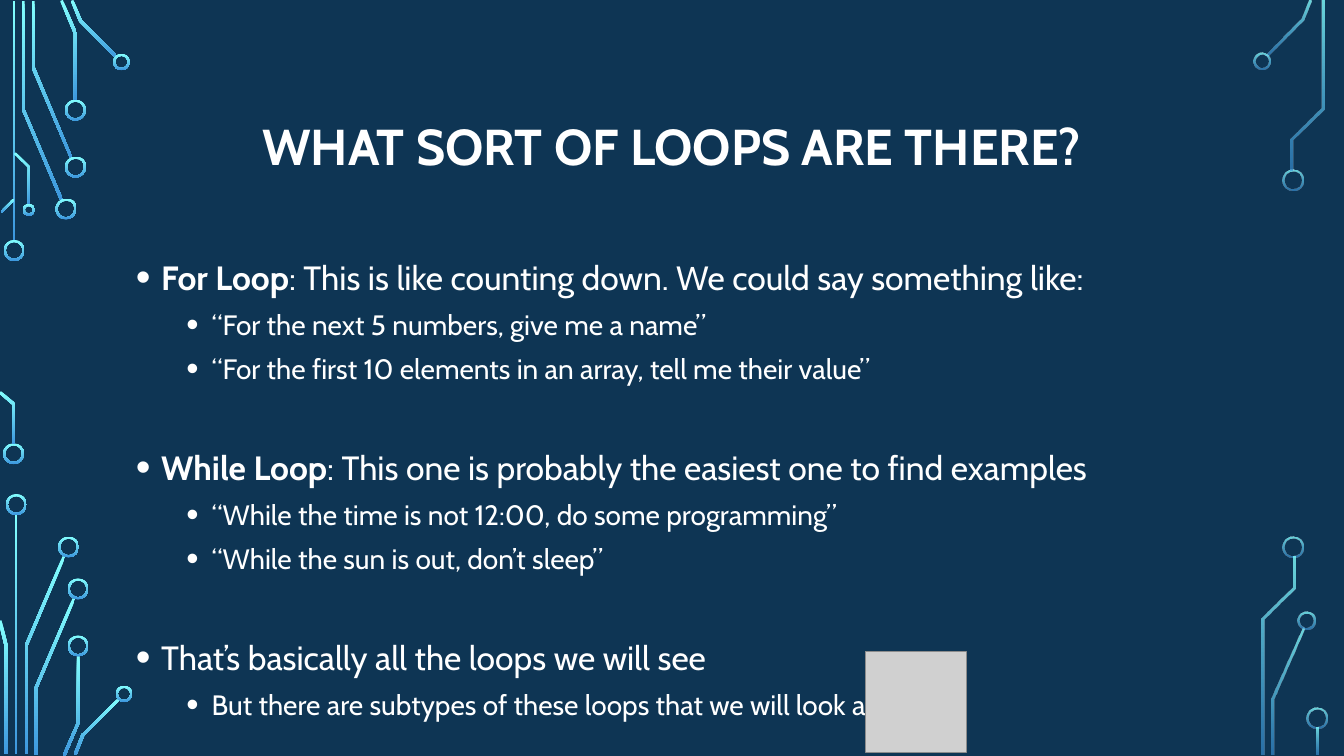
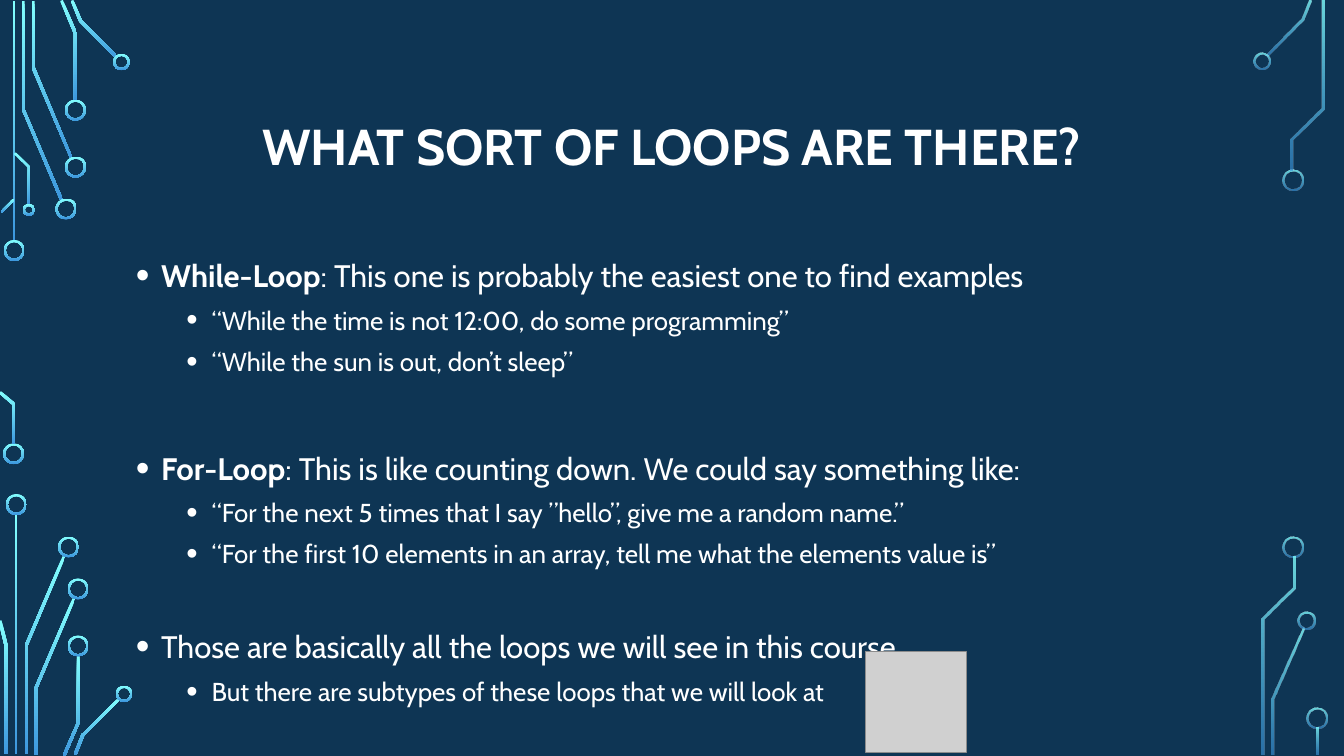
Before and after one commit to psypdt/ZIS_C-_Summer_Course_2019, a slide deck: slide 7 of Day_3/Day_3.pptx. Drawn at 1344x756 pixels with LibreOffice and Linux fonts; fonts in the diff are those of the drawing; grey boxes stand for pictures; background and template pictures are left out. Boxes give left, top, right and bottom in pixels: in the first picture for what was removed or moved away, otherwise in the second. Text is boxed around its words. In the diff, an @@ line names an element or a change of style, - is before the commit and + after.

Commit message:
update day3

```diff
--- a/Day_3/Day_3.pptx
+++ b/Day_3/Day_3.pptx
@@ text at (161, 263, 1024, 295): text changed; size 24 to 22.2 pt @@
-• For Loop: This is like counting down. We could say something like:
-  • “For the next 5 numbers, give me a name”
-  • “For the first 10 elements in an array, tell me their value”
-• While Loop: This one is probably the easiest one to find examples
+• While-Loop: This one is probably the easiest one to find examples
@@ text at (212, 310, 824, 706): size 20 to 18.5 pt in "“While the time is not 12:00, do ...", "“While the sun is out, don’t sleep”", "But there are subtypes of these loops ..." @@
@@ text at (161, 456, 1020, 666): text changed; size 24 to 18.5 pt @@
-• That’s basically all the loops we will see
+• For-Loop: This is like counting down. We could say something like:
+  • “For the next 5 times that I say ”hello”, give me a random name.”
+  • “For the first 10 elements in an array, tell me what the elements value is”
+• Those are basically all the loops we will see in this course.
```
Also in this commit, not shown: 4 other slides changed.
